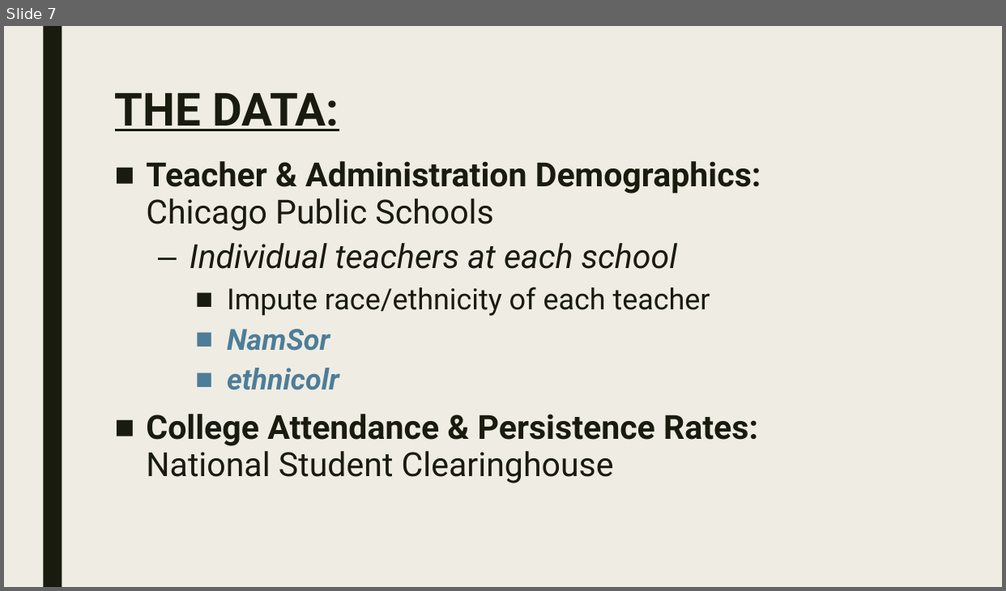
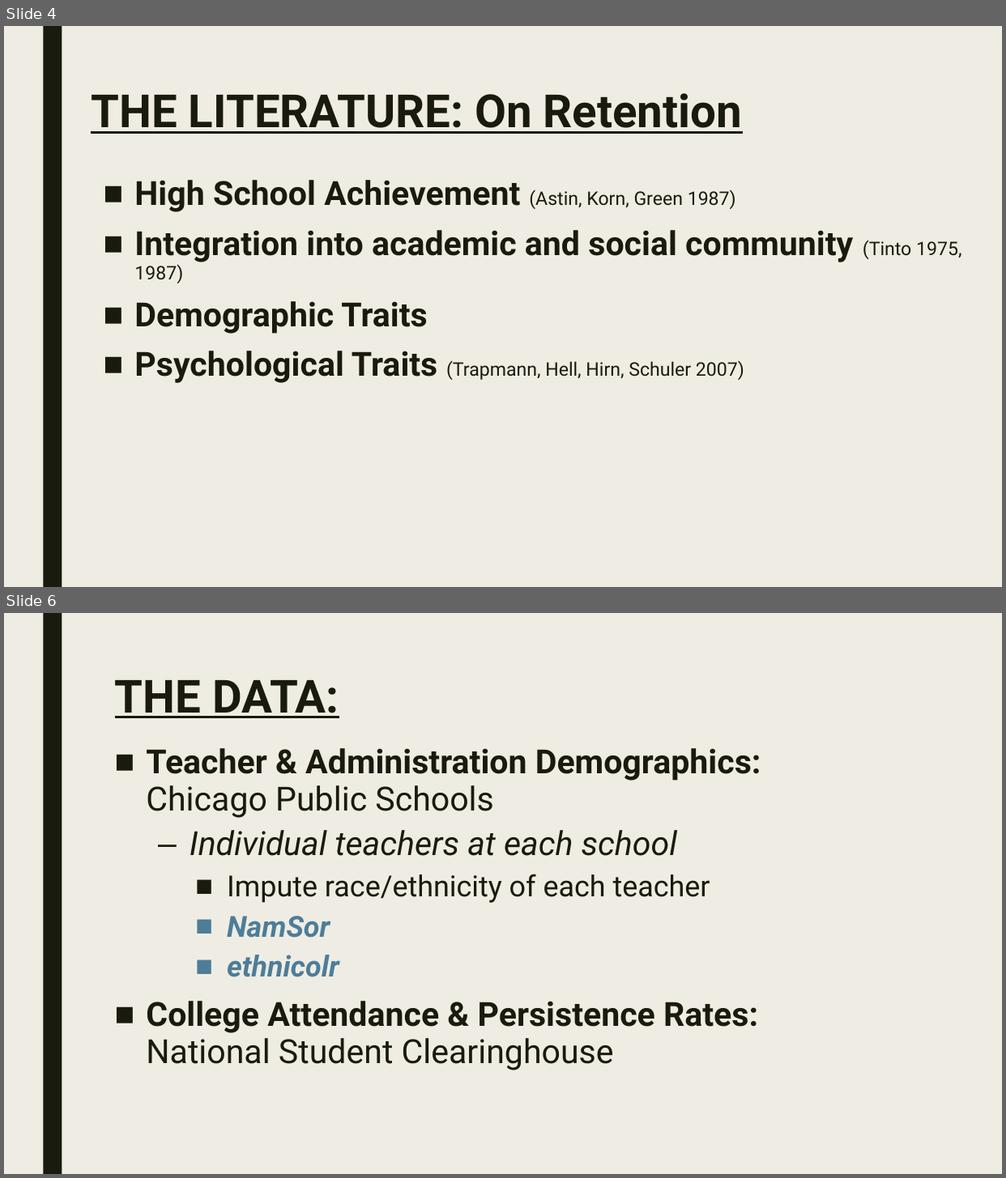
Before and after one commit to Sun-Kev/MACS30200proj, a slide deck: Proposal/proposal_slides.pptx. Shown one above the other, each under a label of ours: slide 7 before the commit, slides 4 and 6 after it; the slides between them are not shown. The pictures are 1006x591 and 1006x1178 pixels, drawn with LibreOffice and Linux fonts; fonts in the diff are those of the drawing. Boxes give left, top, right and bottom in pixels: in the first picture for what was removed or moved away, otherwise in the second. Text is boxed around its words. In the diff, an @@ line names an element or a change of style, - is before the commit and + after.

```diff
--- a/Proposal/proposal_slides.pptx
+++ b/Proposal/proposal_slides.pptx
@@ slide 4 added at (4, 26, 1002, 587), background #EFEDE3; not listed: 1 template element that a slide beside it also shows @@
@@ title added at (91, 93, 742, 134), 44 pt, text #191B0E, bold, underline @@
+THE LITERATURE: On Retention
@@ text added at (134, 180, 961, 383), 32 pt, text #191B0E, bold @@
+■ High School Achievement (Astin, Korn, Green 1987)
+■ Integration into academic and social community (Tinto 1975, 1987)
+■ Demographic Traits
+■ Psychological Traits (Trapmann, Hell, Hirn, Schuler 2007)
@@ what was slide 7 is now slide 6 @@
```
Also in this commit, not shown: 5 slides changed, 1 other slide added, 3 slides removed.
